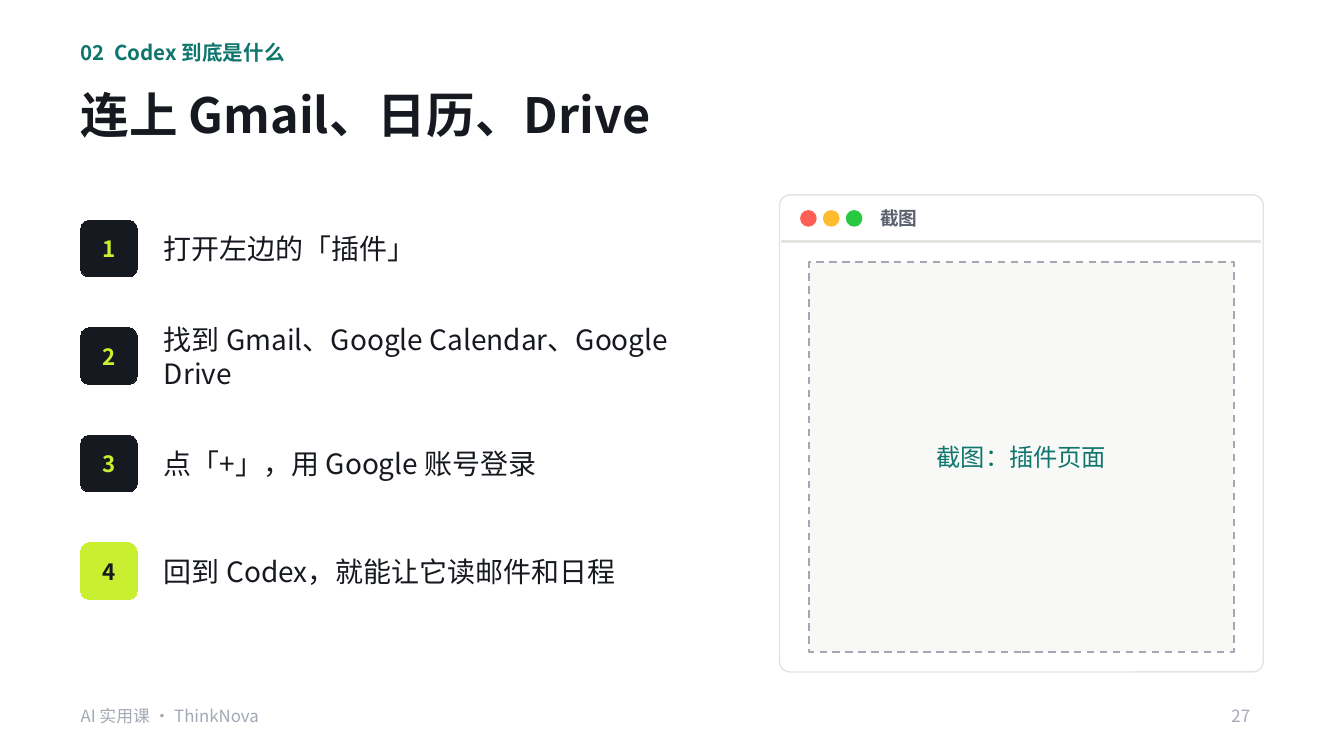
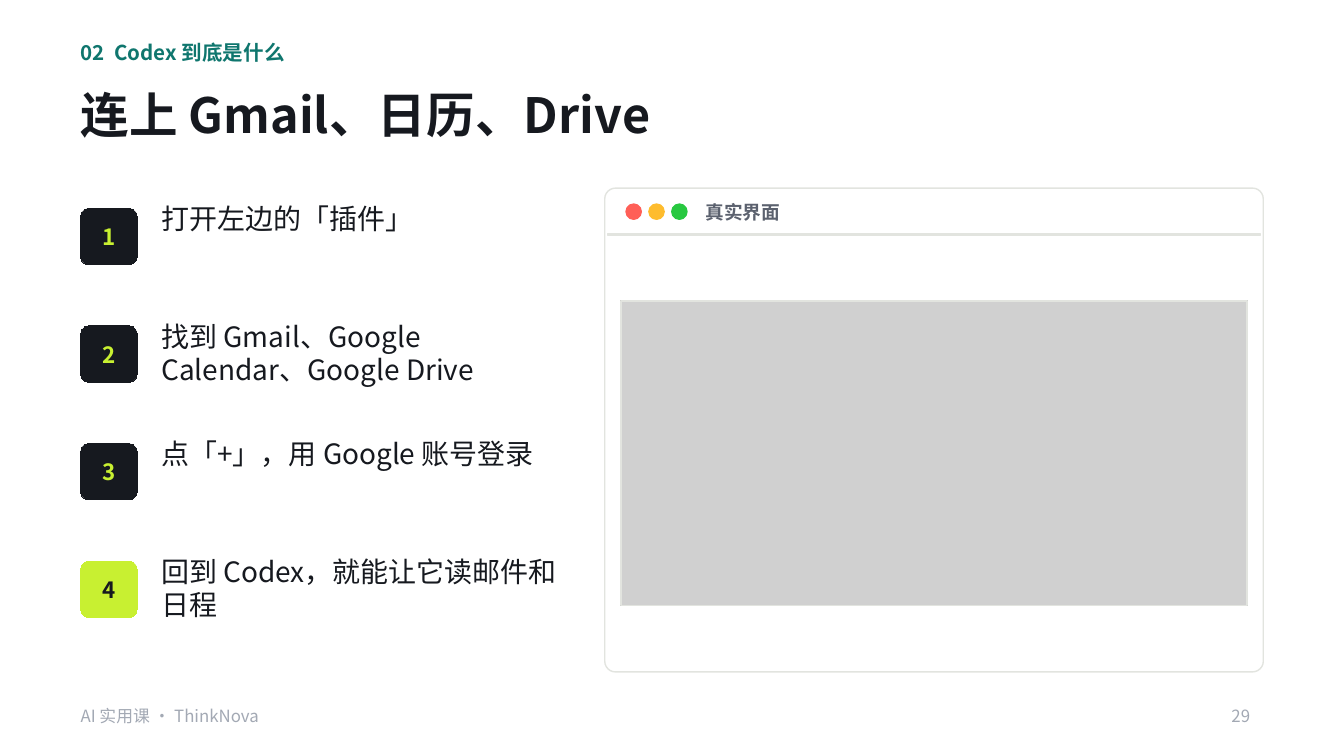
Before and after one commit to freyhuang-11/thinknova-memory, a slide deck: slide 29 of courses/小生意实用课/AI实用课_Codex提效.pptx (slide 27 before the commit). Drawn at 1344x756 pixels with LibreOffice and Linux fonts; fonts in the diff are those of the drawing; grey boxes stand for pictures. Boxes give left, top, right and bottom in pixels: in the first picture for what was removed or moved away, otherwise in the second. Text is boxed around its words. In the diff, an @@ line names an element or a change of style, - is before the commit and + after.

```diff
--- a/courses/小生意实用课/AI实用课_Codex提效.pptx
+++ b/courses/小生意实用课/AI实用课_Codex提效.pptx
@@ rounded rectangle "1": place and size @@
-rounded rectangle "1" at [81, 220, 137, 277]
+rounded rectangle "1" at [81, 208, 137, 265]
@@ text "打开左边的「插件」": place and size @@
-text "打开左边的「插件」" at [164, 235, 416, 262]
+text "打开左边的「插件」" at [161, 205, 413, 232]
@@ rounded rectangle: place and size @@
-rounded rectangle at [780, 195, 1263, 672]
+rounded rectangle at [605, 188, 1263, 672]
@@ rounded rectangle at [605, 188, 1263, 672]: proportions changed @@
@@ 3 ellipses: place and size @@
-3 ellipses at [801, 211, 862, 226]
+3 ellipses at [626, 204, 687, 219]
@@ text at [706, 203, 780, 221]: text changed @@
-截图
+真实界面
@@ rectangle: place and size @@
-rectangle at [782, 241, 1261, 242]
+rectangle at [607, 234, 1261, 235]
@@ rectangle: place and size @@
-rectangle at [809, 262, 1234, 652]
+rectangle at [621, 301, 1247, 606]
@@ rectangle at [621, 301, 1247, 606]: fill #F8F9F6 to none; outline #A3A9B4 1 pt dashed to #E2E4DF 0.75 pt @@
@@ picture added at [621, 301, 1247, 606] @@
@@ rounded rectangle "3": place and size @@
-rounded rectangle "3" at [81, 435, 137, 492]
+rounded rectangle "3" at [81, 444, 137, 500]
@@ text "点「+」，用 Google 账号登录": place and size @@
-text "点「+」，用 Google 账号登录" at [164, 450, 537, 481]
+text "点「+」，用 Google 账号登录" at [161, 440, 534, 471]
@@ text removed at [937, 445, 1106, 468] @@
-截图：插件页面
@@ rounded rectangle "4": place and size @@
-rounded rectangle "4" at [81, 543, 137, 599]
+rounded rectangle "4" at [81, 560, 137, 617]
@@ vertical alignment middle to top in 4 elements at [161, 205, 413, 232], [161, 323, 474, 387], [161, 440, 534, 471], [161, 558, 557, 618] @@
@@ page number at [1231, 709, 1250, 722]: text changed @@
-27
+29
```
Also in this commit, not shown: 3 other slides changed, 2 slides added, 14 other files.
